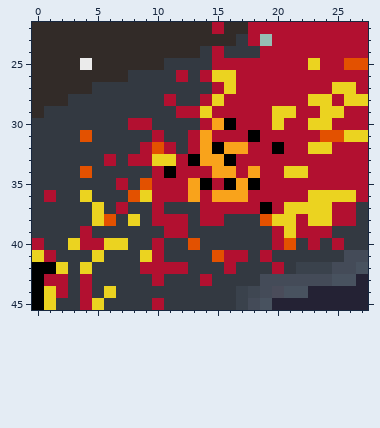
One commit to this pixel-art file: Assets/CustomPixelArt/SpellCardArt/CardArts/Fireball.aseprite. The first picture shows the starting point.
88x46 pixels, 1 frame. Colours within 5 levels of each other are drawn and written as one. Shown: x 0..27, y 22..45. The commit also changed other parts of the picture, which this record leaves out.
Once edited:
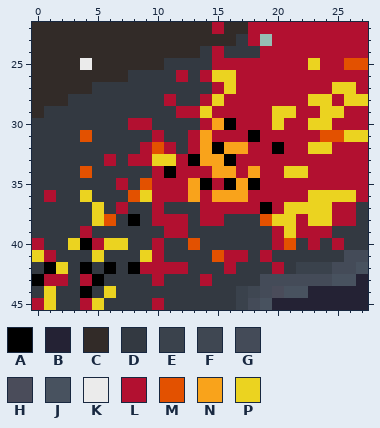
Palette (. is transparent): A #000000  B #242234  C #322b28  D #333941  E #3a424c  F #3f4752  G #444b58  H #4a4c5a  J #48525f  K #ebebeb  L #b21030  M #e35100  N #f9a31b  P #ebd320
What changed:
@@ x 0..10 @@
 37 DDDDDPDLDDL
-38 DDDDDPMDPDL
+38 DDDDDPMDADL
 39 DDDDLDDDDDD
-40 LDDPLLPPDDL
+40 LDDPALPPDDL
 41 PLDDDPDDDPL
-42 AAPDPDDDDLL
-43 ALLDLDDDDDL
-44 APLDLDPDDDD
-45 APDDLPDDDDL
+42 DAPDADADALL
+43 ALLDLADDDDL
+44 DPDDADPDDDD
+45 LPDDLPDDDDL
Pixel boxes of the changes (left, top, right, bottom) in both pictures:
changed: (32, 214, 140, 310)
